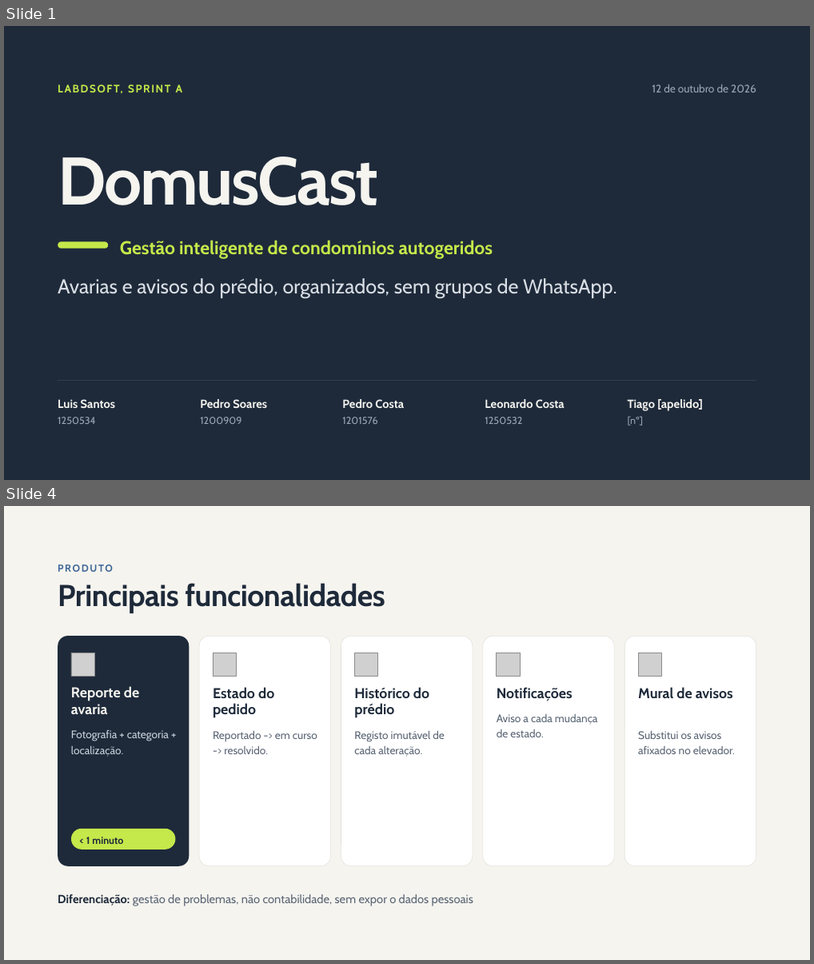
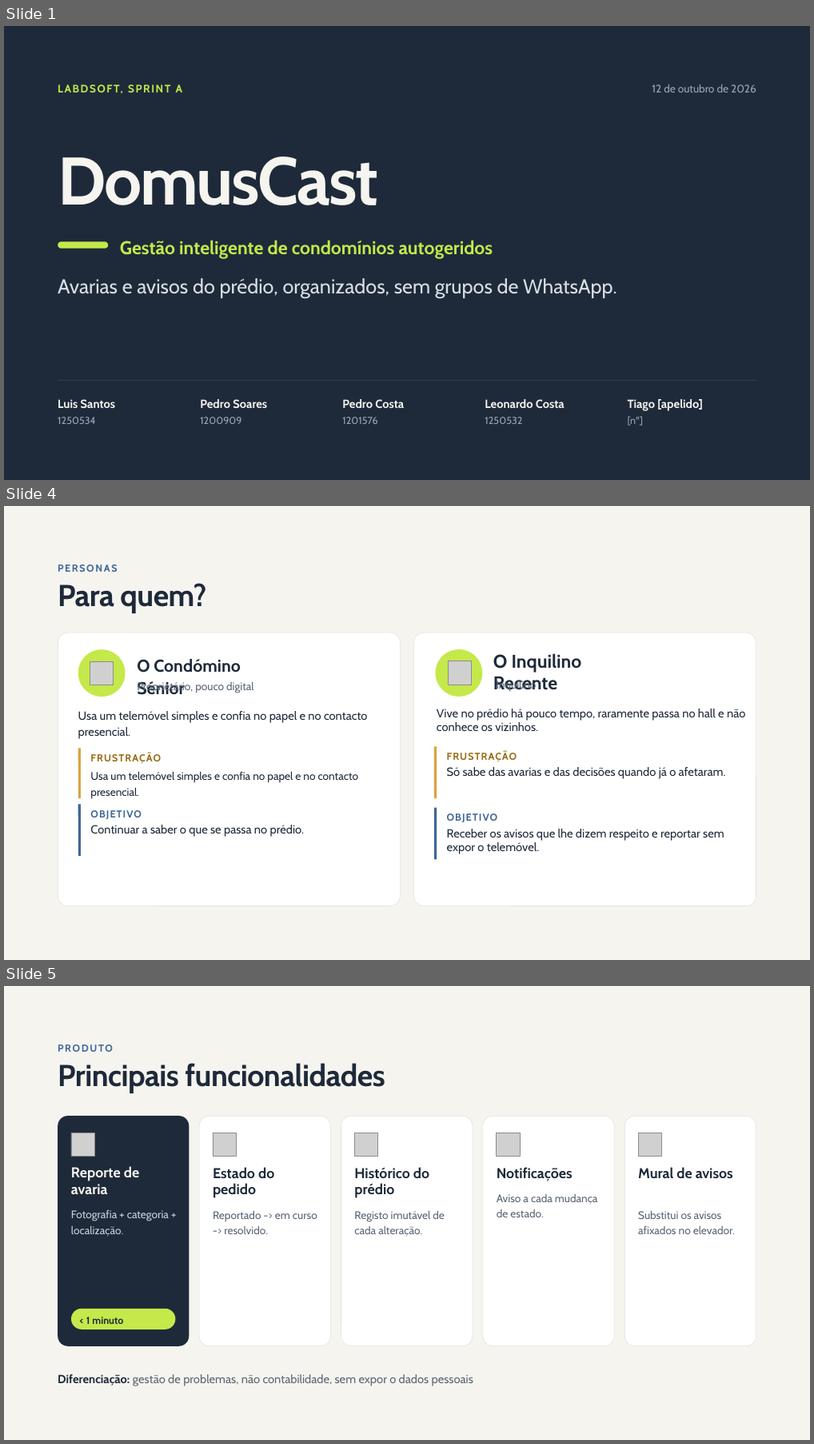
Before and after one commit to LMNSdev/LABDSOF_DOMUSCAST, a slide deck: docs/sprintA/presentation/Apresentacao.pptx. Shown one above the other, each under a label of ours: slides 1 and 4 before the commit, slides 1, 4 and 5 after it; the slides between them are not shown. The pictures are 814x964 and 814x1444 pixels, drawn with LibreOffice and Linux fonts; fonts in the diff are those of the drawing; grey boxes stand for pictures. Boxes give left, top, right and bottom in pixels: in the first picture for what was removed or moved away, otherwise in the second. Text is boxed around its words. In the diff, an @@ line names an element or a change of style, - is before the commit and + after.

```diff
--- a/docs/sprintA/presentation/Apresentacao.pptx
+++ b/docs/sprintA/presentation/Apresentacao.pptx
@@ slide 4 added at [4,506,810,960], background #F5F4EF @@
@@ text added at [58,564,117,572], 12 pt, text #3F6698, bold @@
+PERSONAS
@@ title added at [58,583,206,613], 36 pt, text #1E2A3A, bold @@
+Para quem?
@@ rounded rectangle added at [58,632,400,906], fill #FFFFFF, outline #E2E1DA 0.5 pt @@
@@ rounded rectangle added at [78,649,126,696], fill #C5E84A @@
@@ rounded rectangle added at [414,632,757,906], fill #FFFFFF, outline #E2E1DA 0.5 pt @@
@@ rounded rectangle added at [436,649,483,696], fill #C5E84A @@
@@ picture added at [90,661,114,685] @@
@@ text added at [137,659,241,695], 20.4 pt, text #1E2A3A, bold @@
+O Condómino Sénior
@@ picture added at [448,661,472,684] @@
@@ text added at [494,653,582,692], 22 pt, text #1E2A3A, bold @@
+O Inquilino Recente
@@ text added at [137,680,254,693], 13 pt, text #5B6675 @@
+Proprietário, pouco digital
@@ text added at [497,679,537,692], 13 pt, text #5B6675 @@
+Inquilino
@@ text added at [78,711,368,739], 14 pt, text #1E2A3A @@
+Usa um telemóvel simples e confia no papel e no contacto presencial.
@@ text added at [437,708,746,731], 14 pt, text #1E2A3A @@
+Vive no prédio há pouco tempo, raramente passa no hall e não conhece os vizinhos.
@@ line added from (80, 748) to (80, 798), #D9A441 3 pt @@
@@ text added at [90,752,161,764], 12 pt, text #9A6B12, bold @@
+FRUSTRAÇÃO
@@ line added from (436, 746) to (436, 798), #D9A441 3 pt @@
@@ text added at [447,751,518,762], 12 pt, text #9A6B12, bold @@
+FRUSTRAÇÃO
@@ text added at [447,767,726,779], 14 pt, text #1E2A3A @@
+Só sabe das avarias e das decisões quando já o afetaram.
@@ text added at [90,771,358,783], 13 pt, text #1E2A3A @@
+Usa um telemóvel simples e confia no papel e no contacto presencial.
@@ line added from (80, 804) to (80, 856), #3F6698 3 pt @@
@@ text added at [90,810,142,819], 12 pt, text #3F6698, bold @@
+OBJETIVO
@@ line added from (436, 808) to (436, 860), #3F6698 3 pt @@
@@ text added at [447,813,498,822], 12 pt, text #3F6698, bold @@
+OBJETIVO
@@ text added at [90,824,305,836], 14 pt, text #1E2A3A @@
+Continuar a saber o que se passa no prédio.
@@ text added at [447,828,725,854], 14 pt, text #1E2A3A @@
+Receber os avisos que lhe dizem respeito e reportar sem expor o telemóvel.
@@ what was slide 4 is now slide 5 @@
```
Also in this commit, not shown: 2 slides changed.
